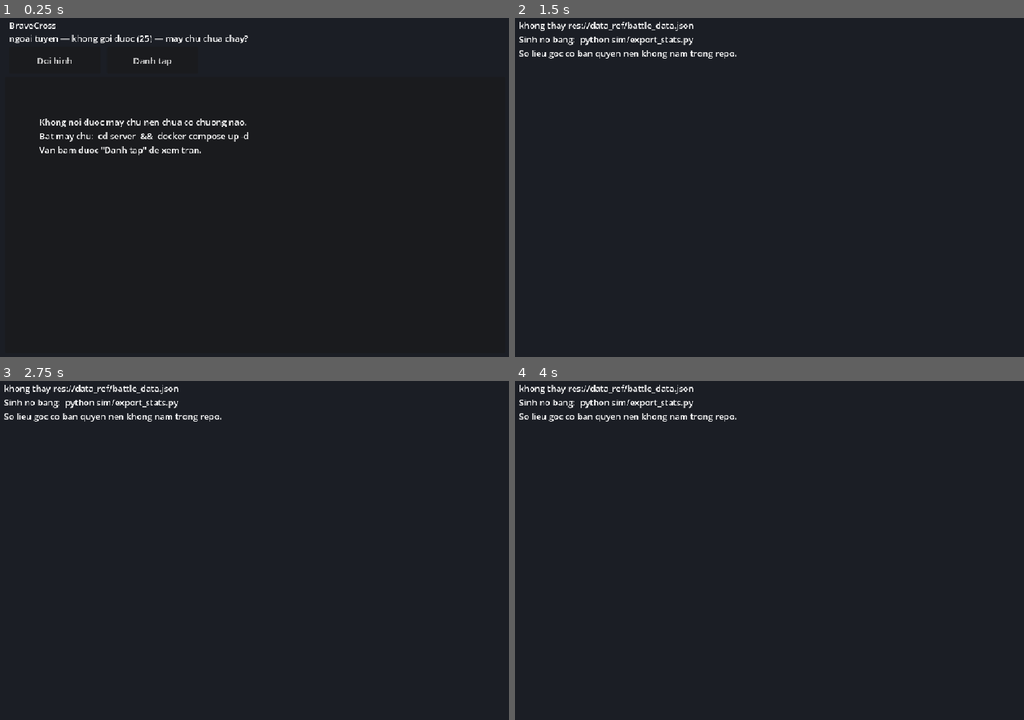
Above: before the commit, frames 1-4 (two rows, left to right).
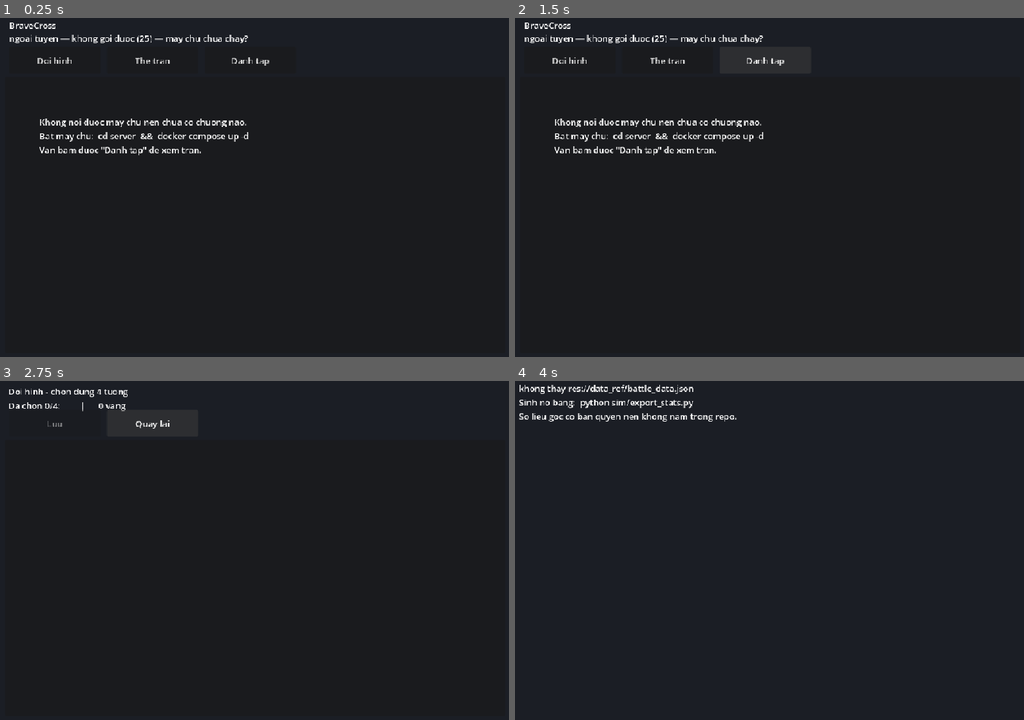
Above: after the commit, the same moments.

Repository: lvthe/bravecross-game
Game: Godot game, scene res://ui/menu.tscn
The game is run twice, just before and just after one commit, with the same random seed, the same clock (stepped at 60 frames per second) and the same inputs.
Inputs (mouse positions are in pixels of both pictures, inside the frame that each line leads up to):
- Up to frame 1 (0.25 s): no input
- Up to frame 2 (1.5 s): click (667, 62) at 0.5 s, where only the run after the commit has a clickable "The tran"; click (570, 62) at 1.25 s, where only the run after the commit has a clickable "Quay lai"
- Up to frame 3 (2.75 s): click (55, 425) at 2 s, where only the run after the commit has a clickable "Doi hinh"
- Up to frame 4 (4 s): click (667, 425) at 2.75 s, where only the run after the commit has a clickable "Quay lai"; click (764, 425) at 3.5 s, where only the run after the commit has a clickable "Danh tap"

The runs differ from the first frame. In frame 1, 0.1% of the frame differs, in the area x 26-53%, y 11-15%; in frame 2, 2.5%, in the area x 0-53%, y 1-41%; in frame 3, 1.3%; in frame 4, nothing differs.

Commit message:
He the tran: he thong cua ban goc con nguyen ca so lieu
KDBGameFormationConfig.xgg khac moi bang khac da dung toi. Ky nang rieng cua
tuong thi ban goc CHI LUU TEN — hieu ung nam o server cua no, khong co trong
tay, nen phai tu thiet ke. Con o day moi cap cua moi the tran ghi ro tang cai
gi, tang bao nhieu, cho CHO DUNG nao.

12 the tran (jichu toi cap 20, yanyue toi cap 50, ...). Va PlacementType 1/2/3
chinh la Location 1/2/3 cua bang quan chung — hang truoc/giua/sau. Ten buff deu
bat dau bang AllHero, nen chung ap cho TUONG, theo cho nguoi choi dat tuong do.
Vay la cho dung thanh mot canh chon that: dung o dau tren san, va an buff nao.

Do bang sim/field.py — hai ben CUNG doi hinh tuong, chi khac the tran:

    khong the tran    54% thang
    jichu cap 1       59%
    jichu cap 10      88%
    jichu cap 20      91%

Chin loai buff doi duoc sang mo hinh nay. Ba loai KHONG doi duoc thi de nguyen
chu khong doan bua: AllHeroReducingControl (chua co hieu ung khong che) va nhom
Melee/Arrow/Magic (chua chia loai sat thuong). Van xuat ra de sau lam tiep.

Tri so buff giu NGUYEN so cua ban goc — chung deu la phan tram hoac cong vao
chi so goc, ma chi so goc o day cung la cua ban goc (HpBase 1000). Chi doi gia:
ban goc tinh bang tram nghin toi trieu vang, nen chia cho 1000 de vua nen kinh
te 60 vang moi chuong. Ti le giua cac the tran giu nguyen, nen cai manh van dat
— gia do tu no la cua khoa, khong can khoa rieng.

Mot loi doc so lieu bat duoc luc kiem ban Lua xuat ra: PromotePercent ghi kieu
1.003 nen phai tru 1, nhung so 0 o day KHONG phai he so 0 — no la "chua co
buff" (cap 0 cua jichu ghi 0 o moi dong phan tram). Tru 1 cho no thanh -1.0,
tuc nhan giap voi 0: tuong hang truoc mat sach giap ngay khi vao game. Nay 0
duoc doc dung la khong buff; da quet lai ca 1342 tri so, khong con so am nao.

Them man ui/formation.tscn de chon the tran, nang cap va dat cho dung. Moi viec
kiem van o may chu: bx.set_formation tu choi the tran chua mo,
bx.upgrade_formation tu choi khi thieu vang, bx.set_placement tu choi cho dung
ngoai 1..3.

    python tools/check.py    462 dat, 0 hong  (53 voi Nakama that)

Co-Authored-By: Claude Opus 5 <noreply@anthropic.com>

Diff:
--- a/battle/battle.gd
+++ b/battle/battle.gd
@@ -240,7 +240,7 @@
 				_add_unit(combat.make_army(name, army_lv), t,
 						_place(t, proto.battle_row, k, proto.units), name, with_art)
 
-		# --- tuong: dung cung hang dau, tach ra hai ben cho de nhin
+		# --- tuong: moi nguoi dung o CHO DUNG cua minh (1 truoc, 2 giua, 3 sau)
 		for i in roster[t].size():
 			var hero_name: String = roster[t][i]
 			# Doi cua nguoi choi dung cap that; doi dich luon cap 1 (do manh
@@ -248,10 +248,19 @@
 			var lv := 1
 			if t == 0 and session != null:
 				lv = session.level_of(hero_name)
+			# Cho dung quyet ca hai thu: dung o dau tren san, va an buff nao cua
+			# the tran. Chi doi cua NGUOI CHOI co the tran.
+			var spot := 1
+			var buffs: Dictionary = {}
+			if t == 0 and session != null:
+				spot = session.placement_of(i)
+				buffs = combat.formation_buffs(
+						session.formation(), session.formation_level(), spot)
 			var y: float = MID_Y + (float(i) - (roster[t].size() - 1) * 0.5) * ROW_GAP
-			# Tuong dung nhinh len truoc top linh hang dau, khong dung de len nhau.
-			var x: float = (LEFT_X + 52.0) if t == 0 else (RIGHT_X - 52.0)
-			_add_unit(combat.make(hero_name, lv), t, Vector2(x, y),
+			# Tuong dung nhinh len truoc top linh cung hang, khong de len nhau.
+			var back := (spot - 1) * ROW_BACK
+			var x: float = (LEFT_X + 52.0 - back) if t == 0 else (RIGHT_X - 52.0 + back)
+			_add_unit(combat.make(hero_name, lv, buffs), t, Vector2(x, y),
 					hero_name, with_art)
 	_refresh()
 
--- a/battle/combat.gd
+++ b/battle/combat.gd
@@ -74,10 +74,12 @@
 	var taken: float          ## he so sat thuong PHAI CHIU (thuoc ben chiu)
 	var pierce: float         ## bo qua bao nhieu phan giap doi phuong
 	var lifesteal: float
+	## Doi lai bao nhieu sat thuong (the tran AllHeroReboundDamagePercent).
+	var reflect: float
 	var level: int
 
 	func _init(row: Dictionary, base: Dictionary, rules: Dictionary,
-			lv: int = 1) -> void:
+			lv: int = 1, buffs: Dictionary = {}) -> void:
 		level = maxi(1, lv)
 		name = row.get("HeroSprite", "?")
 		job = int(row.get("HeroJobType", 0))
@@ -107,11 +109,32 @@
 		taken = float(e.get("taken", 1.0))
 		pierce = float(e.get("pierce", 0.0))
 		lifesteal = float(e.get("lifesteal", 0.0))
+		reflect = 0.0
 		reach = 0.0
 		min_reach = 0.0
 		move_speed = float(base.get("MovingSpeed", 30))
 		battle_row = 1
 		units = 1
+
+		# --- the tran (KDBGameFormationConfig cua ban goc)
+		#
+		# Moi cap cua moi the tran ghi ro tang gi, bao nhieu, cho CHO DUNG nao
+		# (PlacementType 1/2/3 = hang truoc/giua/sau). Bang buff khong phai do
+		# ta dat ra — no la cua ban goc, chi doi ten cot.
+		#
+		# `dmg_pct` nhan thang vao cong thay vi vao sat thuong cuoi: cong thuc
+		# giam thuong kieu chia tuyen tinh theo cong nen hai cach ra cung so.
+		if not buffs.is_empty():
+			hp_max = (hp_max + float(buffs.get("hp", 0.0))) \
+					* (1.0 + float(buffs.get("hp_pct", 0.0)))
+			var gain := 1.0 + float(buffs.get("dmg_pct", 0.0))
+			ap_min = (ap_min + float(buffs.get("ap", 0.0))) * gain
+			ap_max = (ap_max + float(buffs.get("ap", 0.0))) * gain
+			defence = (defence + float(buffs.get("dp", 0.0))) \
+					* (1.0 + float(buffs.get("dp_pct", 0.0)))
+			taken *= 1.0 - float(buffs.get("taken_pct", 0.0))
+			lifesteal += float(buffs.get("lifesteal", 0.0))
+			reflect += float(buffs.get("reflect", 0.0))
 		reset()
 
 	func reset() -> void:
@@ -147,6 +170,10 @@
 		target.hp -= dmg
 		if lifesteal > 0.0:
 			hp = minf(hp_max, hp + dmg * lifesteal)
+		# Phan don: doi lai theo sat thuong DA CHIU, va khong doi tiep lan nua —
+		# khong thi hai ben cung co phan don la thanh vong lap.
+		if target.reflect > 0.0:
+			hp -= dmg * target.reflect
 		return {"damage": dmg, "skill": fired, "crit": crit}
 
 
@@ -155,6 +182,8 @@
 var heroes: Dictionary = {}          ## HeroSprite -> ban ghi
 var armies: Dictionary = {}          ## SpriteName -> ban ghi quan chung
 var army_order: PackedStringArray = []
+var formations: Dictionary = {}          ## ten the tran -> ban ghi
+var formation_order: PackedStringArray = []
 var reference: Array = []
 var order: PackedStringArray = []    ## giu dung thu tu trong file
 
@@ -181,15 +210,18 @@
 	for r in parsed.get("armies", []):
 		armies[r["SpriteName"]] = r
 		army_order.append(r["SpriteName"])
+	formations = parsed.get("formations", {})
+	formation_order = PackedStringArray(parsed.get("formationOrder", []))
 	if heroes.is_empty():
 		return "%s khong co tuong nao" % path
 	return ""
 
 
-func make(hero_name: String, level: int = 1) -> Fighter:
+func make(hero_name: String, level: int = 1,
+		buffs: Dictionary = {}) -> Fighter:
 	if not heroes.has(hero_name):
 		return null
-	return Fighter.new(heroes[hero_name], base, rules, level)
+	return Fighter.new(heroes[hero_name], base, rules, level, buffs)
 
 
 ## Cap toi da, lay tu bo du lieu (GameHeroMaxLevelConfig o pham chat 1).
@@ -232,6 +264,22 @@
 	return f
 
 
+## Buff cua the tran `name` o cap `level` cho cho dung `place` (1/2/3).
+##
+## Khong co the tran do, hoac cap ngoai bang, thi khong buff gi — im lang tra
+## bang rong chu khong doan.
+func formation_buffs(fname: String, level: int, place: int) -> Dictionary:
+	var f: Dictionary = formations.get(fname, {})
+	if f.is_empty():
+		return {}
+	var levels: Array = f.get("levels", [])
+	if levels.is_empty():
+		return {}
+	var lv: int = clampi(level, 0, levels.size() - 1)
+	var by_place: Dictionary = (levels[lv] as Dictionary).get("buffs", {})
+	return by_place.get(str(place), {})
+
+
 ## Quan chung cua mot hang (1 truoc, 2 giua, 3 sau).
 func armies_in_row(r: int) -> PackedStringArray:
 	var out := PackedStringArray()
--- a/game/game.gd
+++ b/game/game.gd
@@ -9,6 +9,7 @@
 
 const MENU := "res://ui/menu.tscn"
 const ROSTER := "res://ui/roster.tscn"
+const FORMATION := "res://ui/formation.tscn"
 const BATTLE := "res://battle/battle.tscn"
 
 var session: PlayerSession = null
--- a/net/player_session.gd
+++ b/net/player_session.gd
@@ -21,7 +21,7 @@
 
 ## Doi so nay khi cau truc ban luu thay doi, de con biet duong nang cap.
 ## Phai khop SAVE_VERSION ben server/modules/battle.lua.
-const SAVE_VERSION := 3
+const SAVE_VERSION := 4
 
 var client: NakamaClient = null
 var data: Dictionary = {}
@@ -50,6 +50,13 @@
 		"cleared": 0,                 # chuong cao nhat da qua
 		"gold": 0,
 		"levels": {},                 # ten tuong -> cap
+		# The tran (KDBGameFormationConfig cua ban goc). `placement` la cho dung
+		# cua tung tuong: 1 truoc, 2 giua, 3 sau. Cho dung quyet ca vi tri tren
+		# san lan buff nao cua the tran ap vao.
+		"formation": "jichu",
+		"formationLevel": 0,
+		"formations": {"jichu": 0},   # ten the tran -> cap da nang
+		"placement": [1, 1, 2, 3],
 		"lastResult": "",
 		"updatedAt": 0,
 	}
@@ -110,6 +117,24 @@
 			# tu choi chinh kieu String.
 			roster.append(str(x))
 	out["roster"] = roster
+	# The tran. Cung ly do nhu "cleared" o tren: thieu mot ten o day la truong
+	# do bien mat lang le — may chu van giu ma client doc ra khong thay.
+	out["formation"] = String(d.get("formation", "jichu"))
+	out["formationLevel"] = int(d.get("formationLevel", 0))
+	var owned := {}
+	if typeof(d.get("formations")) == TYPE_DICTIONARY:
+		for name in d["formations"]:
+			owned[str(name)] = maxi(0, int(d["formations"][name]))
+	if owned.is_empty():
+		owned = {"jichu": 0}
+	out["formations"] = owned
+	var spots: Array = []
+	if typeof(d.get("placement")) == TYPE_ARRAY:
+		for x in d["placement"]:
+			spots.append(clampi(int(x), 1, 3))
+	while spots.size() < 4:
+		spots.append(1)
+	out["placement"] = spots
 	return out
 
 
@@ -189,6 +214,63 @@
 	return maxi(1, int(lv.get(hero_name, 1)))
 
 
+## The tran dang dung, va cap cua no.
+func formation() -> String:
+	return String(data.get("formation", "jichu"))
+
+
+func formation_level() -> int:
+	return maxi(0, int(data.get("formationLevel", 0)))
+
+
+## Cho dung cua tuong thu `i` trong doi hinh: 1 truoc, 2 giua, 3 sau.
+func placement_of(i: int) -> int:
+	var spots: Array = data.get("placement", [])
+	if i < 0 or i >= spots.size():
+		return 1
+	return clampi(int(spots[i]), 1, 3)
+
+
+## Danh sach the tran: cai nao da mo, cap may, nang tiep het bao nhieu.
+func formations() -> Dictionary:
+	if not online:
+		return {"ok": false, "error": "chua noi duoc may chu"}
+	var r := await client.call_rpc("bx.formations", {})
+	if r.ok:
+		data = _upgrade(r.data.get("save", {}))
+	return r
+
+
+## Chon the tran dang dung. May chu kiem da mo hay chua.
+func set_formation(name: String) -> Dictionary:
+	if not online:
+		return {"ok": false, "error": "chua noi duoc may chu"}
+	var r := await client.call_rpc("bx.set_formation", {"formation": name})
+	if r.ok:
+		data = _upgrade(r.data.get("save", {}))
+	return r
+
+
+## Mo hoac nang the tran. May chu tru vang, client khong tu tinh.
+func upgrade_formation(name: String) -> Dictionary:
+	if not online:
+		return {"ok": false, "error": "chua noi duoc may chu"}
+	var r := await client.call_rpc("bx.upgrade_formation", {"formation": name})
+	if r.ok:
+		data = _upgrade(r.data.get("save", {}))
+	return r
+
+
+## Doi cho dung cua bon tuong.
+func set_placement(spots: Array) -> Dictionary:
+	if not online:
+		return {"ok": false, "error": "chua noi duoc may chu"}
+	var r := await client.call_rpc("bx.set_placement", {"placement": spots})
+	if r.ok:
+		data = _upgrade(r.data.get("save", {}))
+	return r
+
+
 func gold() -> int:
 	return int(data.get("gold", 0))
 
--- a/tools/verify_rpc.gd
+++ b/tools/verify_rpc.gd
@@ -153,6 +153,49 @@
 		_check(after_c == before_c, "khong thang thi khong mo them chuong",
 				"%d -> %d" % [before_c, after_c])
 		_check(not bool(fc.get("unlockedNext", true)), "khong bao mo chuong moi")
+
+	print("\n=== 3d. the tran ===")
+	# The tran la he thong cua ban goc con nguyen ca so lieu (moi cap ghi ro tang
+	# gi, bao nhieu, cho CHO DUNG nao). Phan kiem o day la LUAT — mo roi moi dung
+	# duoc, du vang moi nang duoc, cho dung phai la 1/2/3 — chu khong kiem con so
+	# buff, vi con so la cua ban goc chu khong phai cua ta.
+	var fm := await ses.formations()
+	_check(fm.ok, "goi duoc bx.formations", str(fm.get("error", "")))
+	var flist: Array = fm.data.get("formations", []) if fm.ok else []
+	_check(flist.size() == 12, "co 12 the tran", str(flist.size()))
+	var jichu := {}
+	var locked := 0
+	for row in flist:
+		if String(row.get("name", "")) == "jichu":
+			jichu = row
+		if not bool(row.get("owned", false)):
+			locked += 1
+	_check(not jichu.is_empty() and bool(jichu.get("owned", false)),
+			"jichu co san tu dau")
+	_check(locked == 11, "cac the tran con lai chua mo", str(locked))
+
+	# Chua mo thi MAY CHU phai tu choi, khong phai chi an nut o client.
+	var pick_locked := await ses.client.call_rpc("bx.set_formation",
+			{"formation": "yanyue"})
+	_check(not pick_locked.ok, "tu choi chon the tran chua mo")
+	var pick_bad := await ses.client.call_rpc("bx.set_formation",
+			{"formation": "KhongCoTran"})
+	_check(not pick_bad.ok, "tu choi ten the tran khong co")
+
+	# Cho dung: 1/2/3 thi nhan, ngoai khoang thi tu choi.
+	var pl := await ses.set_placement([3, 2, 1, 1])
+	_check(pl.ok, "doi duoc cho dung", str(pl.get("error", "")))
+	_check(ses.placement_of(0) == 3 and ses.placement_of(2) == 1,
+			"cho dung vao dung ban luu",
+			"%d,%d" % [ses.placement_of(0), ses.placement_of(2)])
+	var pl_bad := await ses.client.call_rpc("bx.set_placement",
+			{"placement": [0, 1, 1, 1]})
+	_check(not pl_bad.ok, "tu choi cho dung ngoai 1..3")
+
+	# Va tran van danh duoc sau khi doi cho dung.
+	var f_after := await ses.fight()
+	_check(f_after.ok, "van danh duoc tran sau khi doi cho dung",
+			str(f_after.get("error", "")))
 
 	print("\n=== 4. CLIENT KHONG DUOC GHI BAN LUU ===")
 	# Day moi la phan cuong che. Khong co no thi moi thu tren chi la hinh thuc.
--- /dev/null
+++ b/ui/formation.gd
@@ -0,0 +1,229 @@
+# Man the tran: chon the tran, nang cap no, va dat cho dung cho tung tuong.
+#
+# The tran la mot trong so it he thong cua ban goc con NGUYEN CA SO LIEU:
+# KDBGameFormationConfig.xgg ghi ro moi cap cua moi the tran tang gi, bao nhieu,
+# cho CHO DUNG nao (PlacementType 1/2/3 = hang truoc/giua/sau). Nen con so hien
+# o day la cua ban goc, khong phai do ta dat.
+#
+# Cho dung khong phai trang tri: no quyet ca vi tri tren san (hang sau thi lau
+# bi danh hon) lan buff nao cua the tran ap vao tuong do.
+#
+# Moi viec kiem deu o MAY CHU: bx.set_formation tu choi the tran chua mo,
+# bx.upgrade_formation tu choi khi thieu vang, bx.set_placement tu choi cho
+# dung ngoai 1..3. O day chi la giao dien.
+extends Control
+
+const TEAM_SIZE := 4
+
+## Ten the tran cua ban goc la phien am Han-Viet. Dich cho de doc; y nghia lay
+## tu chinh buff ma no cho, khong phai doan.
+const NAME_VI := {
+	"jichu": "Co ban",
+	"heyi": "Hac Duc",
+	"yanyue": "Yen Nguyet",
+	"fangyuan": "Phuong Vien",
+	"zhuixing": "Truy Tinh",
+	"yulin": "Ngu Lam",
+	"bagua": "Bat Quai",
+	"tiangang": "Thien Cuong",
+	"beidou": "Bac Dau",
+	"wuxing": "Ngu Hanh",
+	"zhenwuqijie": "Chan Vu",
+	"ershibaxingxiu": "Nhi Thap Bat Tu",
+}
+
+## Ten truong buff -> chu tieng Viet. Chi liet ke cai mo hinh nay dung toi.
+const BUFF_VI := {
+	"hp": "mau", "hp_pct": "mau %", "ap": "cong", "dp": "giap",
+	"dp_pct": "giap %", "dmg_pct": "sat thuong %", "taken_pct": "giam thuong %",
+	"lifesteal": "hut mau %", "reflect": "phan don %",
+}
+
+@onready var _grid: GridContainer = $Scroll/Grid
+@onready var _places: VBoxContainer = $Places
+@onready var _status: Label = $Status
+
+var _rows: Array = []
+
+
+func _ready() -> void:
+	var world := UiTheme.tex("ui_background135")
+	if world != null:
+		$Backdrop.texture = world
+	$Buttons/Back.pressed.connect(func(): Game.goto(Game.MENU))
+	await Game.ensure_session()
+	await _reload()
+
+
+func _reload() -> void:
+	# Danh sach the tran do MAY CHU tra: cai nao da mo, cap may, gia nang tiep.
+	# Client khong tu tinh cai nao — no chi ve.
+	if Game.session != null and Game.session.online:
+		var r := await Game.session.formations()
+		_rows = r.data.get("formations", []) if r.ok else []
+	else:
+		_rows = []
+	_build_places()
+	_build_list()
+	_refresh()
+
+
+## Bon hang, moi hang mot tuong va ba nut cho dung.
+func _build_places() -> void:
+	for c in _places.get_children():
+		c.queue_free()
+	var roster: Array = Game.roster()
+	for i in TEAM_SIZE:
+		var row := HBoxContainer.new()
+		row.add_theme_constant_override("separation", 6)
+		var who: String = str(roster[i]) if i < roster.size() else "(chua chon)"
+		var lb := Label.new()
+		lb.custom_minimum_size = Vector2(300, 26)
+		lb.text = who
+		row.add_child(lb)
+		for spot in [1, 2, 3]:
+			var b := Button.new()
+			b.custom_minimum_size = Vector2(150, 26)
+			b.text = ["hang truoc", "hang giua", "hang sau"][spot - 1]
+			b.disabled = i >= roster.size()
+			b.pressed.connect(_on_place.bind(i, spot))
+			row.add_child(b)
+		_places.add_child(row)
+
+
+func _build_list() -> void:
+	for c in _grid.get_children():
+		c.queue_free()
+	if _rows.is_empty():
+		var lb := Label.new()
+		lb.text = "Chua noi duoc may chu nen chua co the tran."
+		_grid.add_child(lb)
+		return
+	for e in _rows:
+		var f: Dictionary = e
+		var row := HBoxContainer.new()
+		row.add_theme_constant_override("separation", 4)
+
+		var pick := Button.new()
+		pick.custom_minimum_size = Vector2(600, 44)
+		pick.text = _label(f)
+		pick.disabled = not bool(f.get("owned", false))
+		# To sang cai dang dung cho ro, giong man doi hinh.
+		pick.modulate = Color(1.25, 1.1, 0.7) if bool(f.get("active", false)) \
+				else Color(1, 1, 1)
+		pick.pressed.connect(_on_pick.bind(String(f.get("name", ""))))
+		row.add_child(pick)
+
+		var up := Button.new()
+		up.custom_minimum_size = Vector2(270, 44)
+		up.text = _price_label(f)
+		up.disabled = not _can_afford(f)
+		up.pressed.connect(_on_upgrade.bind(String(f.get("name", ""))))
+		row.add_child(up)
+
+		_grid.add_child(row)
+
+
+## Nhan the tran: ten, cap, va buff cua HANG TRUOC (hai hang kia thuong khac,
+## nen ghi them mot dong ngan cho ba hang).
+func _label(f: Dictionary) -> String:
+	var key := String(f.get("name", ""))
+	var vi: String = NAME_VI.get(key, key)
+	var lv := int(f.get("level", 0))
+	var top := int(f.get("maxLevel", 0))
+	var owned := bool(f.get("owned", false))
+	if not owned:
+		return "%-18s  (chua mo)" % vi
+	return "%-18s  cap %d/%d   %s" % [vi, lv, top, _buff_text(f)]
+
+
+## Buff cua ba hang, gon lai mot dong.
+func _buff_text(f: Dictionary) -> String:
+	var parts: Array = []
+	var keys := ["buffs", "buffs2", "buffs3"]
+	for i in keys.size():
+		var b: Dictionary = f.get(keys[i], {})
+		if b.is_empty():
+			continue
+		var bits: Array = []
+		for name in b:
+			var v := float(b[name])
+			if is_zero_approx(v):
+				continue
+			var vi: String = BUFF_VI.get(str(name), str(name))
+			# Truong ket thuc bang "%" la phan tram, con lai la cong thang.
+			bits.append("%s %s" % [vi, ("+%.1f%%" % (v * 100.0)) if vi.ends_with("%")
+					else ("+%d" % int(round(v)))])
+		if not bits.is_empty():
+			parts.append("h%d: %s" % [i + 1, ", ".join(bits)])
+	return "  |  ".join(parts) if not parts.is_empty() else "chua co buff"
+
+
+func _price_label(f: Dictionary) -> String:
+	if not bool(f.get("owned", false)):
+		return "Mo: %d vang" % int(f.get("unlockGold", 0))
+	if f.get("nextGold") == null:
+		return "da toi cap toi da"
+	return "Nang cap: %d vang" % int(f.get("nextGold", 0))
+
+
+func _can_afford(f: Dictionary) -> bool:
+	if Game.session == null or not Game.session.online:
+		return false
+	var cost: int
+	if not bool(f.get("owned", false)):
+		cost = int(f.get("unlockGold", 0))
+	elif f.get("nextGold") == null:
+		return false
+	else:
+		cost = int(f.get("nextGold", 0))
+	return Game.session.gold() >= cost
+
+
+func _on_pick(name: String) -> void:
+	var r := await Game.session.set_formation(name)
+	if not r.ok:
+		_status.text = "Khong chon duoc: %s" % str(r.get("error", ""))
+		return
+	await _reload()
+
+
+func _on_upgrade(name: String) -> void:
+	var r := await Game.session.upgrade_formation(name)
+	if not r.ok:
+		_status.text = "Khong nang duoc: %s" % str(r.get("error", ""))
+		return
+	await _reload()
+
+
+func _on_place(i: int, spot: int) -> void:
+	var spots: Array = []
+	for k in TEAM_SIZE:
+		spots.append(Game.session.placement_of(k) if Game.session != null else 1)
+	spots[i] = spot
+	var r := await Game.session.set_placement(spots)
+	if not r.ok:
+		_status.text = "Khong doi duoc cho dung: %s" % str(r.get("error", ""))
+		return
+	_refresh()
+
+
+func _refresh() -> void:
+	if Game.session == null:
+		_status.text = "chua co phien choi"
+		return
+	var spots: Array = []
+	for k in TEAM_SIZE:
+		spots.append(str(Game.session.placement_of(k)))
+	var key := Game.session.formation()
+	_status.text = "The tran: %s cap %d   |   cho dung: %s   |   %d vang" % [
+			NAME_VI.get(key, key), Game.session.formation_level(),
+			", ".join(spots), Game.session.gold()]
+	# Nut cho dung: to sang cai dang chon cua tung tuong.
+	for i in _places.get_child_count():
+		var row := _places.get_child(i)
+		for j in [1, 2, 3]:
+			if row.get_child_count() > j:
+				var b := row.get_child(j) as Button
+				b.modulate = Color(1.25, 1.1, 0.7) \
+						if Game.session.placement_of(i) == j else Color(1, 1, 1)
--- /dev/null
+++ b/ui/formation.tscn
@@ -0,0 +1,86 @@
+[gd_scene load_steps=2 format=3]
+
+[ext_resource type="Script" path="res://ui/formation.gd" id="1"]
+
+[node name="Formation" type="Control"]
+anchors_preset = 15
+anchor_right = 1.0
+anchor_bottom = 1.0
+script = ExtResource("1")
+
+[node name="Bg" type="ColorRect" parent="."]
+anchors_preset = 15
+anchor_right = 1.0
+anchor_bottom = 1.0
+color = Color(0.106, 0.118, 0.145, 1)
+
+[node name="Backdrop" type="TextureRect" parent="."]
+anchors_preset = 15
+anchor_right = 1.0
+anchor_bottom = 1.0
+expand_mode = 1
+stretch_mode = 6
+modulate = Color(0.62, 0.62, 0.66, 1)
+
+[node name="Title" type="Label" parent="."]
+offset_left = 20.0
+offset_top = 14.0
+offset_right = 940.0
+offset_bottom = 38.0
+text = "The tran - chon the tran va cho dung cua tung tuong"
+
+[node name="Status" type="Label" parent="."]
+offset_left = 20.0
+offset_top = 40.0
+offset_right = 940.0
+offset_bottom = 62.0
+text = "..."
+
+[node name="Buttons" type="HBoxContainer" parent="."]
+offset_left = 22.0
+offset_top = 60.0
+offset_right = 940.0
+offset_bottom = 110.0
+theme_override_constants/separation = 12
+
+[node name="Back" type="Button" parent="Buttons"]
+custom_minimum_size = Vector2(170, 50)
+text = "Quay lai"
+
+[node name="PlacePanel" type="Panel" parent="."]
+offset_left = 14.0
+offset_top = 116.0
+offset_right = 946.0
+offset_bottom = 268.0
+
+[node name="PlaceTitle" type="Label" parent="."]
+offset_left = 34.0
+offset_top = 126.0
+offset_right = 926.0
+offset_bottom = 148.0
+text = "Cho dung: 1 hang truoc, 2 hang giua, 3 hang sau"
+
+[node name="Places" type="VBoxContainer" parent="."]
+offset_left = 34.0
+offset_top = 152.0
+offset_right = 926.0
+offset_bottom = 262.0
+theme_override_constants/separation = 4
+
+[node name="ListPanel" type="Panel" parent="."]
+offset_left = 14.0
+offset_top = 276.0
+offset_right = 946.0
+offset_bottom = 630.0
+
+[node name="Scroll" type="ScrollContainer" parent="."]
+offset_left = 34.0
+offset_top = 288.0
+offset_right = 926.0
+offset_bottom = 618.0
+
+[node name="Grid" type="GridContainer" parent="Scroll"]
+custom_minimum_size = Vector2(880, 0)
+columns = 1
+theme_override_constants/h_separation = 10
+theme_override_constants/v_separation = 4
--- a/ui/menu.gd
+++ b/ui/menu.gd
@@ -16,6 +16,7 @@
 	$Backdrop.texture = world if world != null else Game.load_backdrop(Game.MENU_SCENE)
 	$Backdrop.modulate = Color(1, 1, 1) if world != null else Color(0.55, 0.55, 0.6)
 	$Buttons/Roster.pressed.connect(_on_roster)
+	$Buttons/Formation.pressed.connect(func(): Game.goto(Game.FORMATION))
 	$Buttons/Practice.pressed.connect(_on_practice)
 	_title.text = "BraveCross"
 	_status.text = "dang dang nhap..."
--- a/ui/menu.tscn
+++ b/ui/menu.tscn
@@ -47,6 +47,10 @@
 custom_minimum_size = Vector2(170, 50)
 text = "Doi hinh"
 
+[node name="Formation" type="Button" parent="Buttons"]
+custom_minimum_size = Vector2(170, 50)
+text = "The tran"
+
 [node name="Practice" type="Button" parent="Buttons"]
 custom_minimum_size = Vector2(170, 50)
 text = "Danh tap"
Not shown, added: ui/formation.gd.uid
